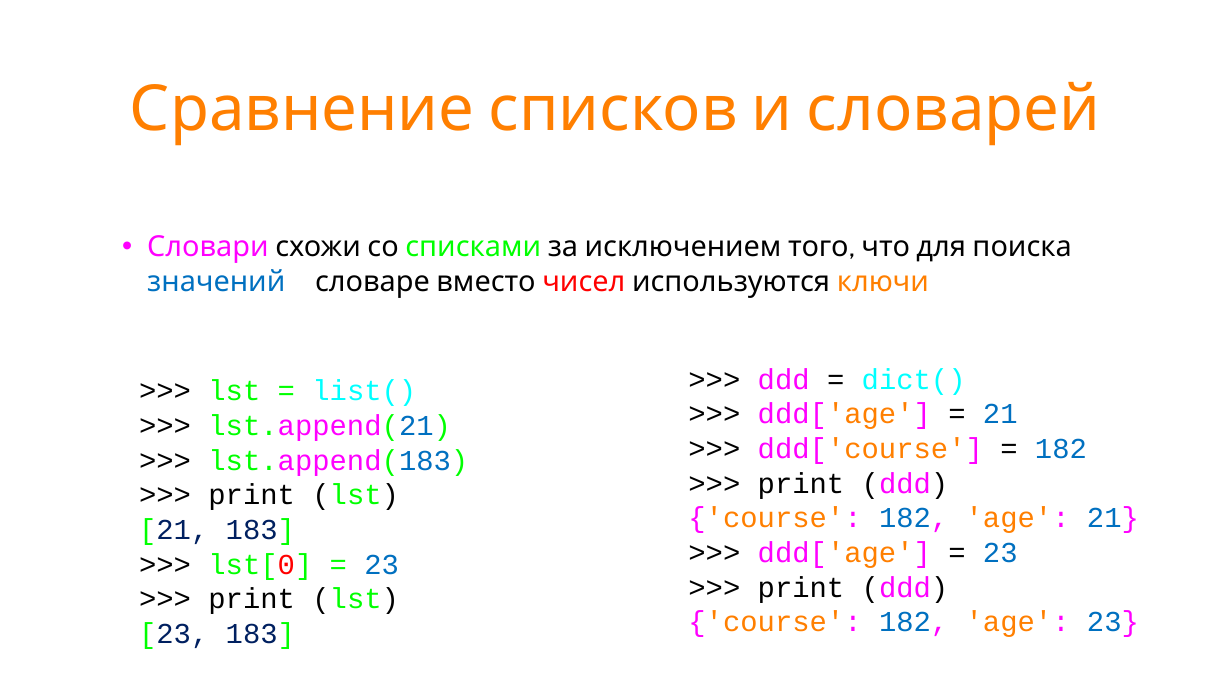
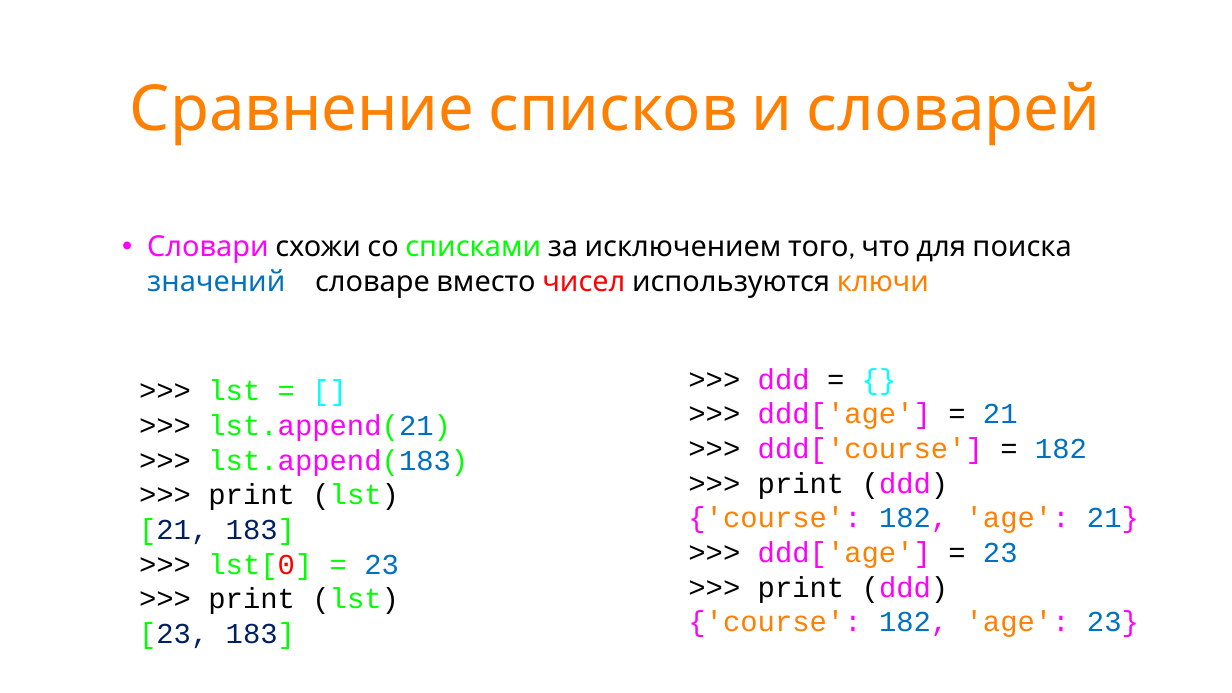
Before and after one commit to maxchv/LearnPython, a slide deck: slide 23 of week03/06.TuplesAndDictionary.pptx. Drawn at 1232x693 pixels with LibreOffice and Linux fonts; fonts in the diff are those of the drawing. Boxes give left, top, right and bottom in pixels: in the first picture for what was removed or moved away, otherwise in the second. Text is boxed around its words. In the diff, an @@ line names an element or a change of style, - is before the commit and + after.

```diff
--- a/week03/06.TuplesAndDictionary.pptx
+++ b/week03/06.TuplesAndDictionary.pptx
@@ text at <box>208,380,260,401</box>: text changed; text colour #00FFFF to #00FF00 @@
->>> lst = list()
+>>> lst = []
@@ text at <box>758,368,810,390</box>: text changed; text colour #00FFFF to #000000 @@
->>> ddd = dict()
+>>> ddd = {}
```
Also in this commit, not shown: 2 other slides changed, 5 other files.
